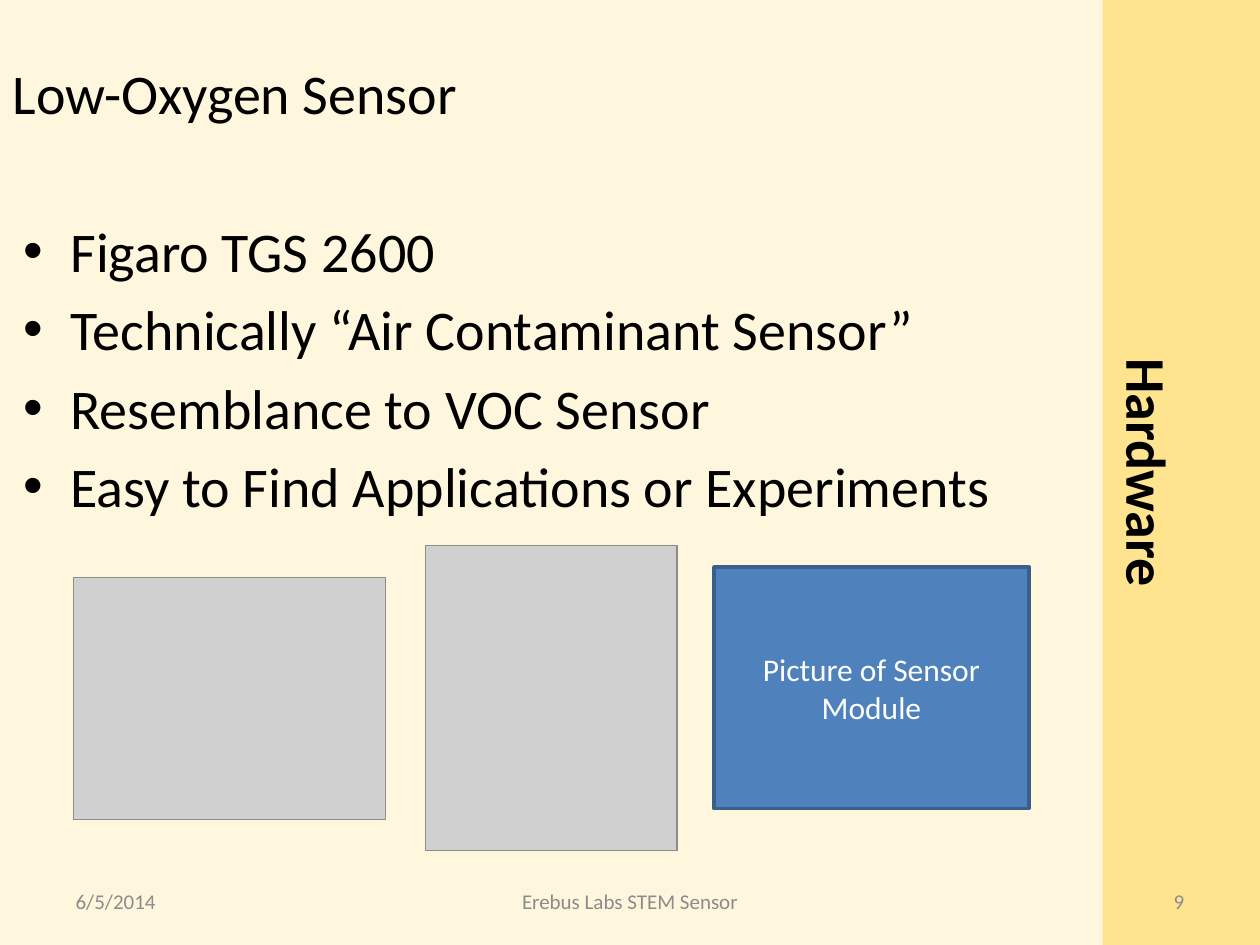
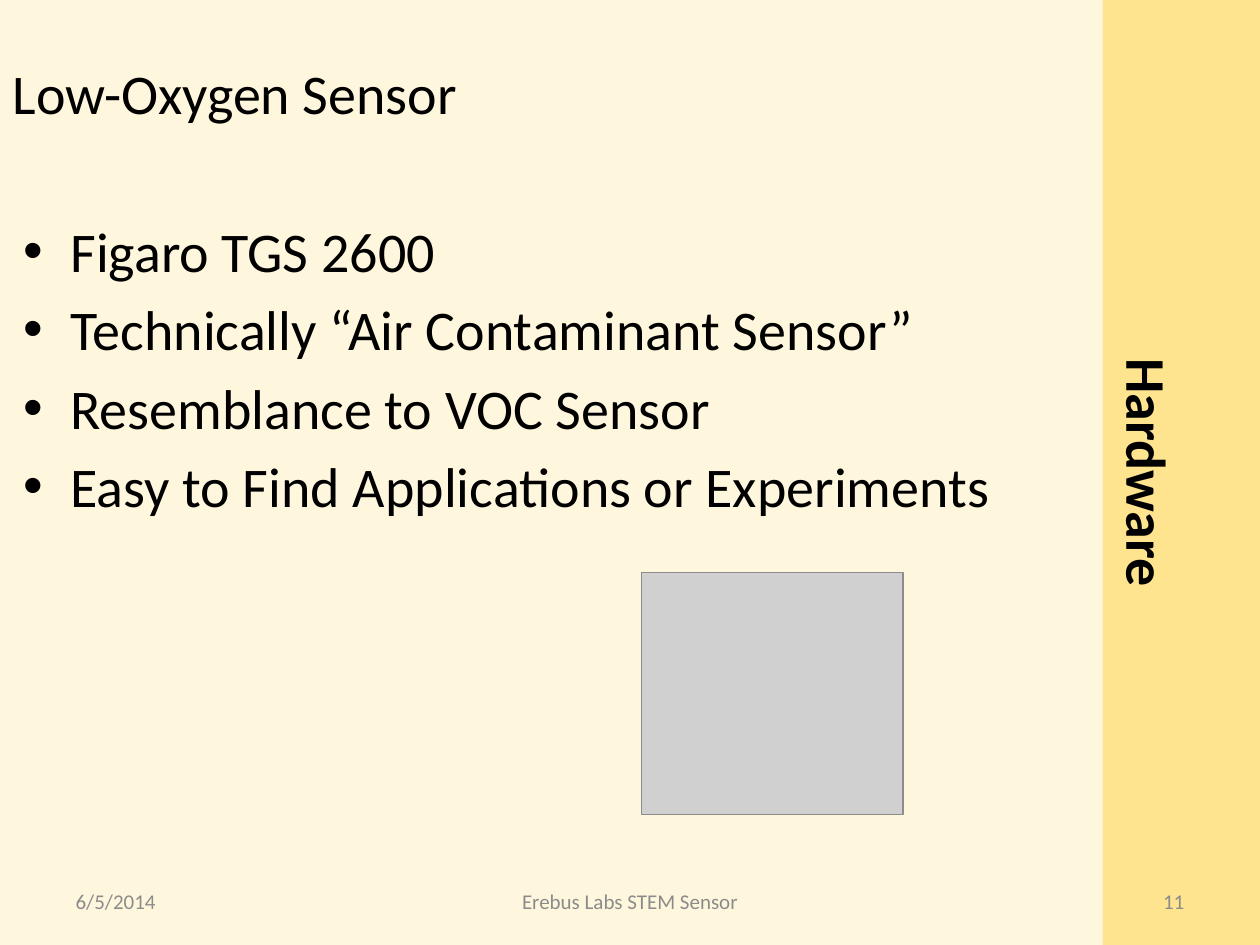
Before and after one commit to erebus-labs/PSU-VOC-SENSOR-2K14, a slide deck: slide 11 of Documents/source_documents/Presentation.pptx (slide 9 before the commit). Drawn at 1260x945 pixels with LibreOffice and Linux fonts; fonts in the diff are those of the drawing; grey boxes stand for pictures. Boxes give left, top, right and bottom in pixels: in the first picture for what was removed or moved away, otherwise in the second. Text is boxed around its words. In the diff, an @@ line names an element or a change of style, - is before the commit and + after.

```diff
--- a/Documents/source_documents/Presentation.pptx
+++ b/Documents/source_documents/Presentation.pptx
@@ picture removed at bbox=[426, 546, 677, 850] @@
@@ rectangle removed at bbox=[714, 567, 1029, 809] @@
-Picture of Sensor Module
@@ picture removed at bbox=[73, 577, 386, 819] @@
@@ picture added at bbox=[641, 572, 902, 814] @@
@@ page number at bbox=[1163, 895, 1184, 909]: text changed @@
-9
+11
```
Also in this commit, not shown: 3 other slides changed, 7 slides added.
